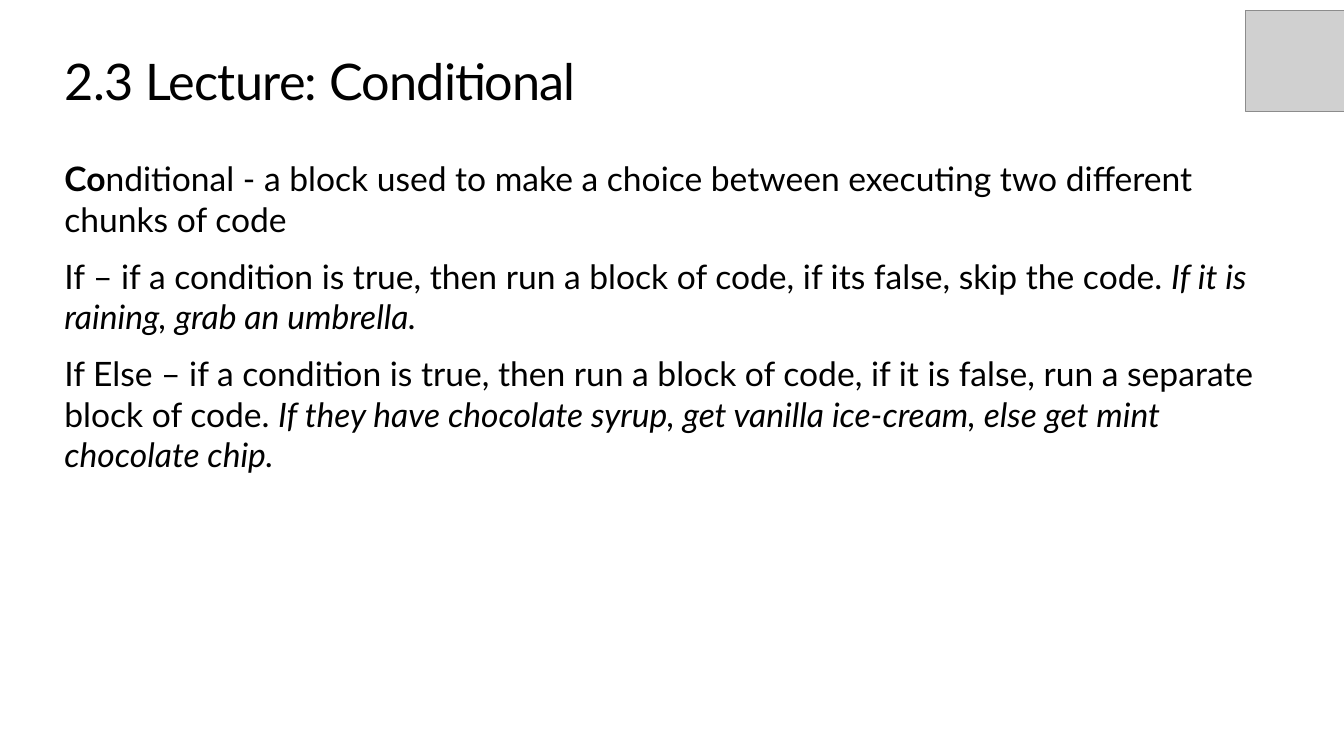
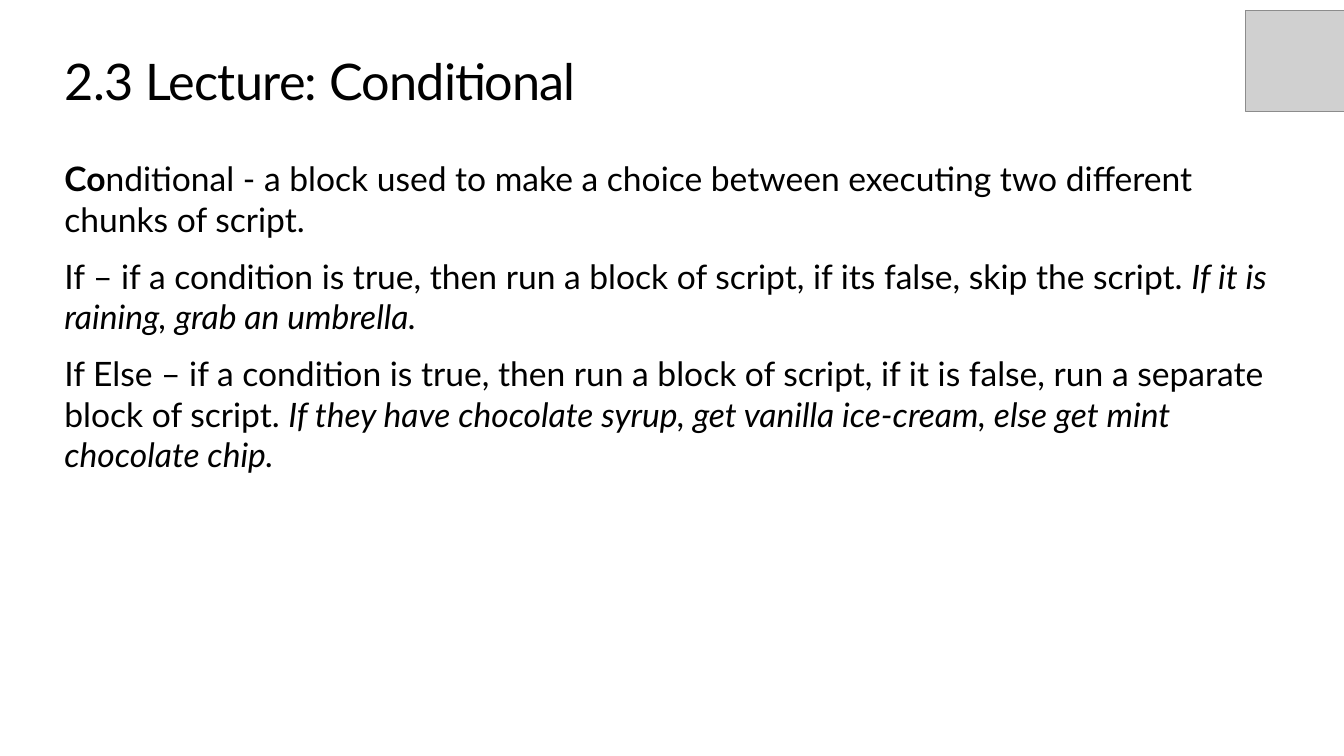
Before and after one commit to TEALSK12/introduction-to-computer-science, a slide deck: slide 6 of docs/slidedecks/TEALS SNAP 2.3.pptx. Drawn at 1344x756 pixels with LibreOffice and Linux fonts; fonts in the diff are those of the drawing; grey boxes stand for pictures; background and template pictures are left out. Boxes give left, top, right and bottom in pixels: in the first picture for what was removed or moved away, otherwise in the second. Text is boxed around its words. In the diff, an @@ line names an element or a change of style, - is before the commit and + after.

```diff
--- a/docs/slidedecks/TEALS SNAP 2.3.pptx
+++ b/docs/slidedecks/TEALS SNAP 2.3.pptx
@@ text at box(64, 166, 1267, 473): text changed @@
-Conditional - a block used to make a choice between executing two different chunks of code
-If – if a condition is true, then run a block of code, if its false, skip the code. If it is raining, grab an umbrella.
-If Else – if a condition is true, then run a block of code, if it is false, run a separate block of code. If they have chocolate syrup, get vanilla ice-cream, else get mint chocolate chip.
+Conditional - a block used to make a choice between executing two different chunks of script.
+If – if a condition is true, then run a block of script, if its false, skip the script. If it is raining, grab an umbrella.
+If Else – if a condition is true, then run a block of script, if it is false, run a separate block of script. If they have chocolate syrup, get vanilla ice-cream, else get mint chocolate chip.
```
Also in this commit, not shown: 7 other slides changed, 28 other files.
